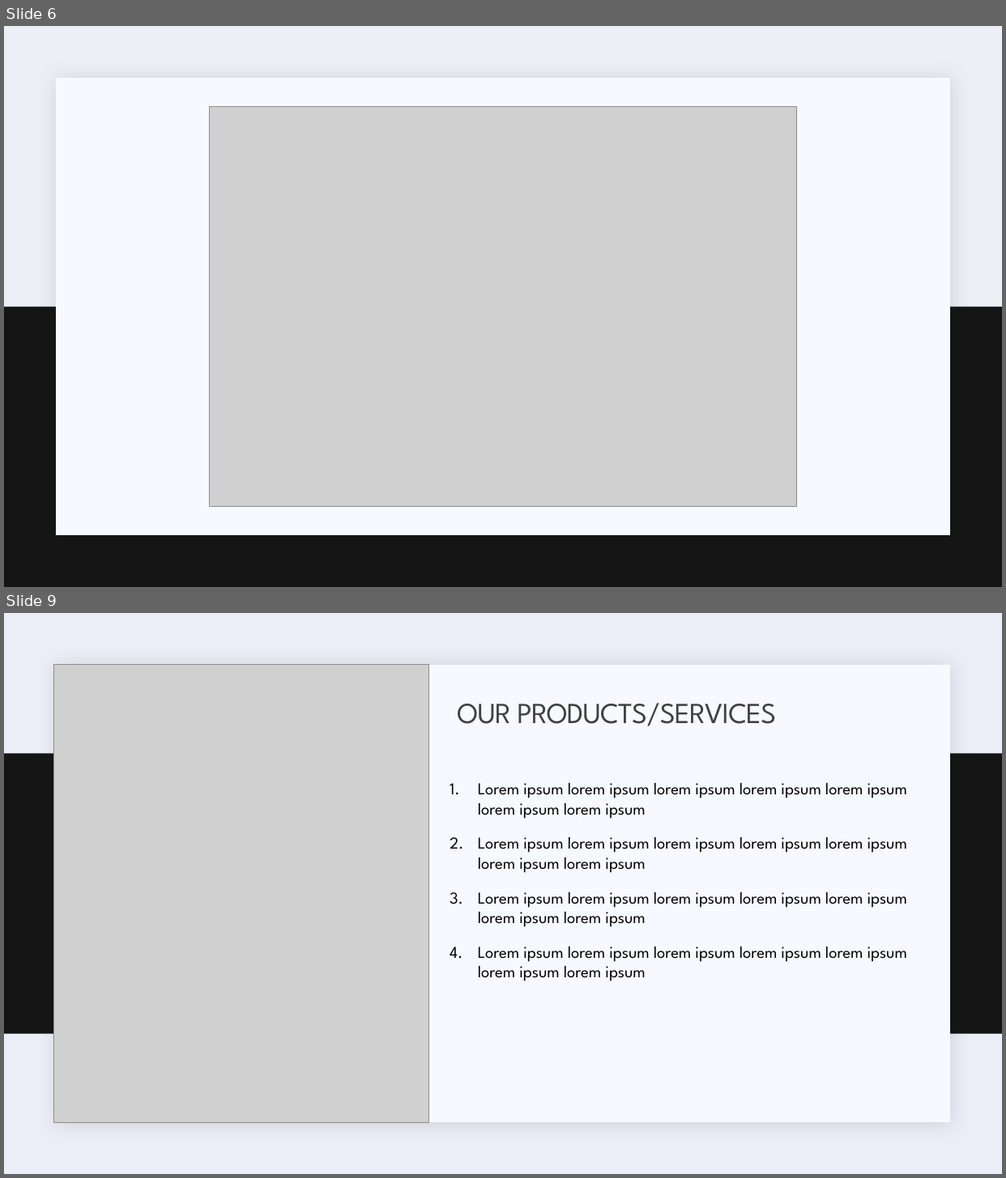
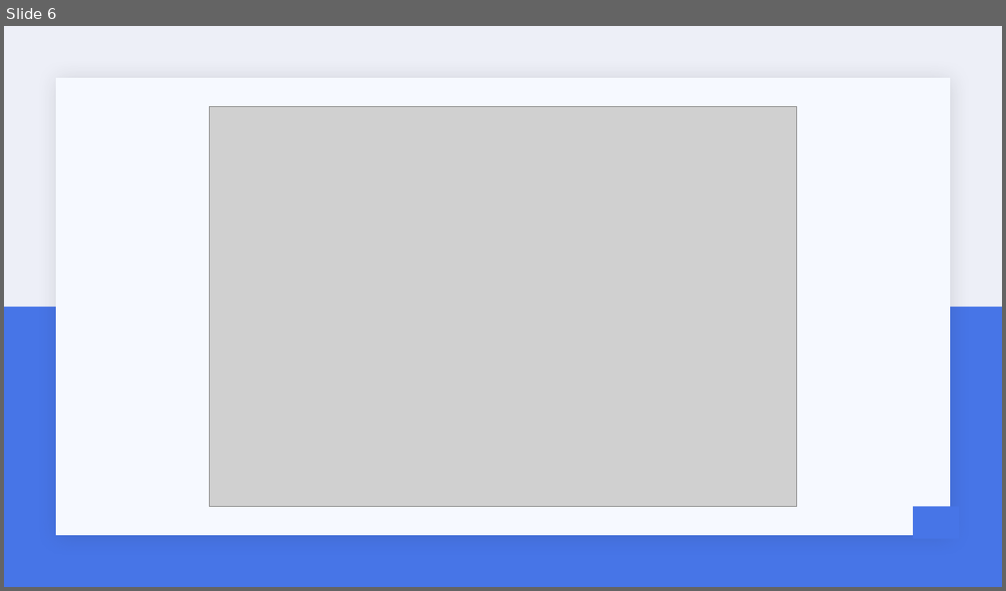
Before and after one commit to ranjith-ofcl/kafka_data_streaming, a slide deck: documents/about_project.pptx. Shown one above the other, each under a label of ours: slides 6 and 9 before the commit, slide 6 after it; the slides between them are not shown. The pictures are 1006x1178 and 1006x591 pixels, drawn with LibreOffice and Linux fonts; fonts in the diff are those of the drawing; grey boxes stand for pictures. Boxes give left, top, right and bottom in pixels: in the first picture for what was removed or moved away, otherwise in the second. Text is boxed around its words. In the diff, an @@ line names an element or a change of style, - is before the commit and + after.

```diff
--- a/documents/about_project.pptx
+++ b/documents/about_project.pptx
@@ slide 9 removed at bbox=[4, 613, 1002, 1174], background #ECEEF7; not listed: 1 template element that a slide beside it also shows @@
@@ picture removed at bbox=[53, 665, 429, 1123] @@
@@ title removed at bbox=[457, 703, 776, 726] @@
-OUR PRODUCTS/SERVICES
@@ rectangle removed at bbox=[4, 754, 1002, 1034] @@
@@ text removed at bbox=[478, 783, 908, 982] @@
-1. Lorem ipsum lorem ipsum lorem ipsum lorem ipsum lorem ipsum lorem ipsum lorem ipsum
-2. Lorem ipsum lorem ipsum lorem ipsum lorem ipsum lorem ipsum lorem ipsum lorem ipsum
-3. Lorem ipsum lorem ipsum lorem ipsum lorem ipsum lorem ipsum lorem ipsum lorem ipsum
-4. Lorem ipsum lorem ipsum lorem ipsum lorem ipsum lorem ipsum lorem ipsum lorem ipsum
@@ slide 6 changed as well @@
@@ rectangle at bbox=[4, 307, 1002, 587]: fill #141514 to #4775E7 @@
@@ rectangle added at bbox=[914, 506, 959, 539], fill #4775E7 @@
```
Also in this commit, not shown: 6 other slides changed, 9 slides added, 9 other slides removed, 11 other files.
